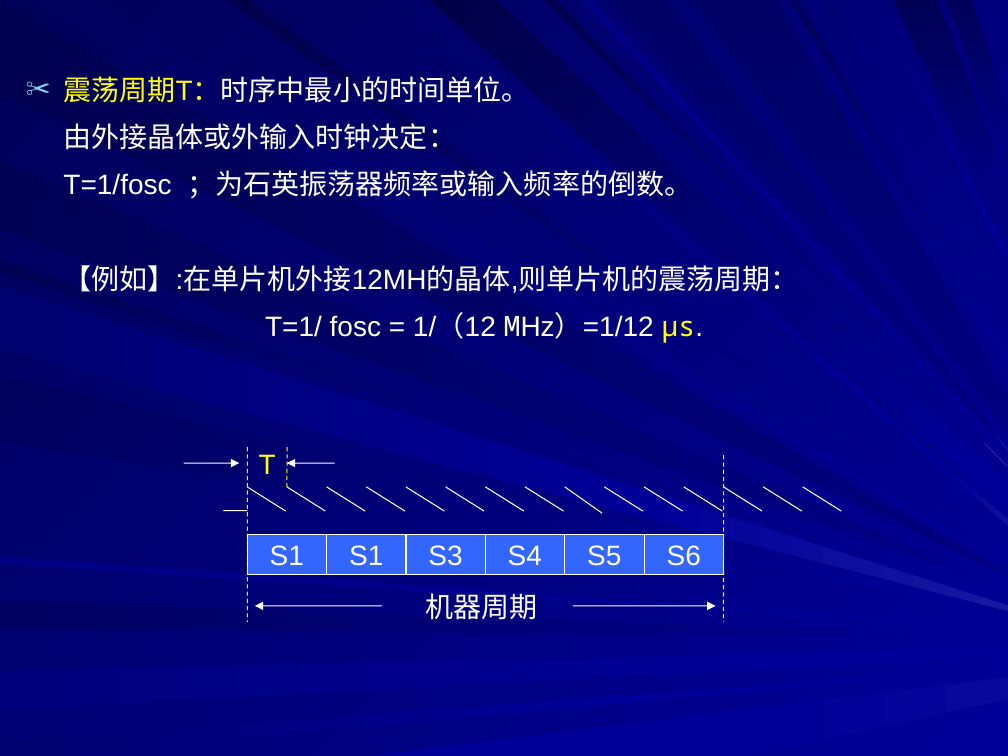
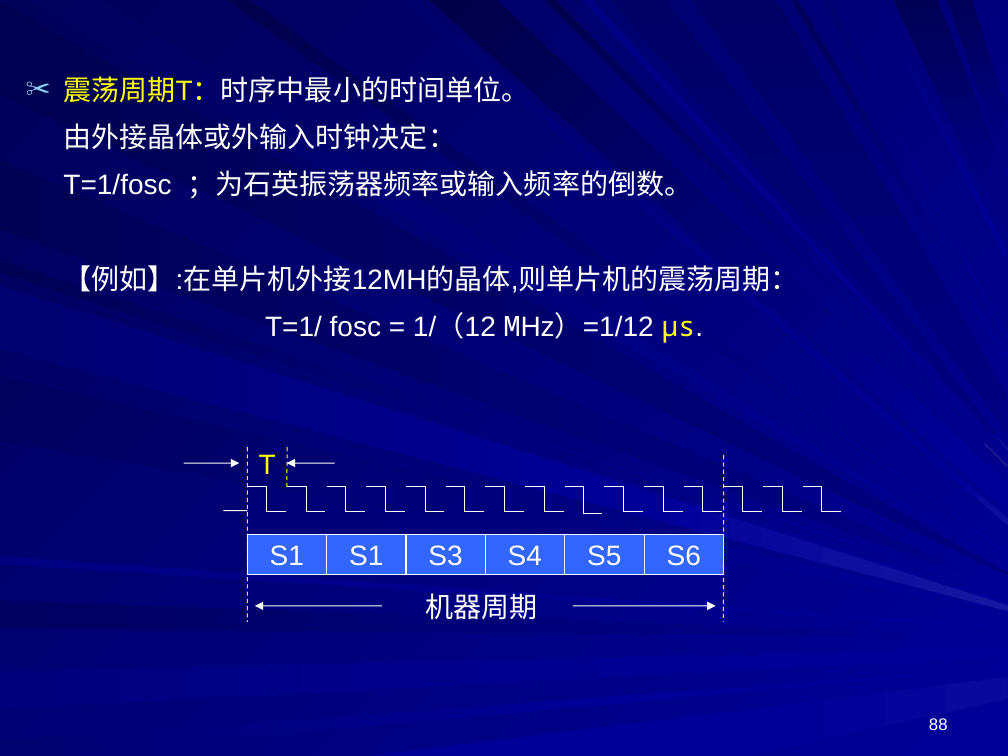
Before and after one commit to rshouc/Microcomputer, a slide deck: slide 88 of PPT/Microcontroller/第2章 51单片机的基本结构.PPT. Drawn at 1008x756 pixels with LibreOffice and Linux fonts; fonts in the diff are those of the drawing. Boxes give left, top, right and bottom in pixels: in the first picture for what was removed or moved away, otherwise in the second. Text is boxed around its words. In the diff, an @@ line names an element or a change of style, - is before the commit and + after.

```diff
--- a/PPT/Microcontroller/第2章 51单片机的基本结构.PPT
+++ b/PPT/Microcontroller/第2章 51单片机的基本结构.PPT
@@ line (247, 487) - (285, 511): line to elbow line; route changed @@
@@ line (287, 487) - (326, 511): line to elbow line; route changed @@
@@ line (327, 487) - (365, 511): line to elbow line; route changed @@
@@ line (366, 487) - (405, 511): line to elbow line; route changed @@
@@ line (406, 487) - (445, 511): line to elbow line; route changed @@
@@ line (446, 487) - (484, 511): line to elbow line; route changed @@
@@ line (485, 487) - (524, 511): line to elbow line; route changed @@
@@ line (525, 487) - (563, 511): line to elbow line; route changed @@
@@ line (564, 487) - (602, 513): line to elbow line; route changed @@
@@ line (604, 487) - (643, 511): line to elbow line; route changed @@
@@ line (644, 487) - (682, 511): line to elbow line; route changed @@
@@ line (683, 487) - (723, 511): line to elbow line; route changed @@
@@ line (724, 487) - (762, 511): line to elbow line; route changed @@
@@ line (763, 487) - (801, 511): line to elbow line; route changed @@
@@ line (802, 487) - (842, 511): line to elbow line; route changed @@
@@ page number added at <box>929,718,948,730</box>, 12 pt, text #FFFFFF @@
+88
```
Also in this commit, not shown: 107 other slides changed, 9 other files.
